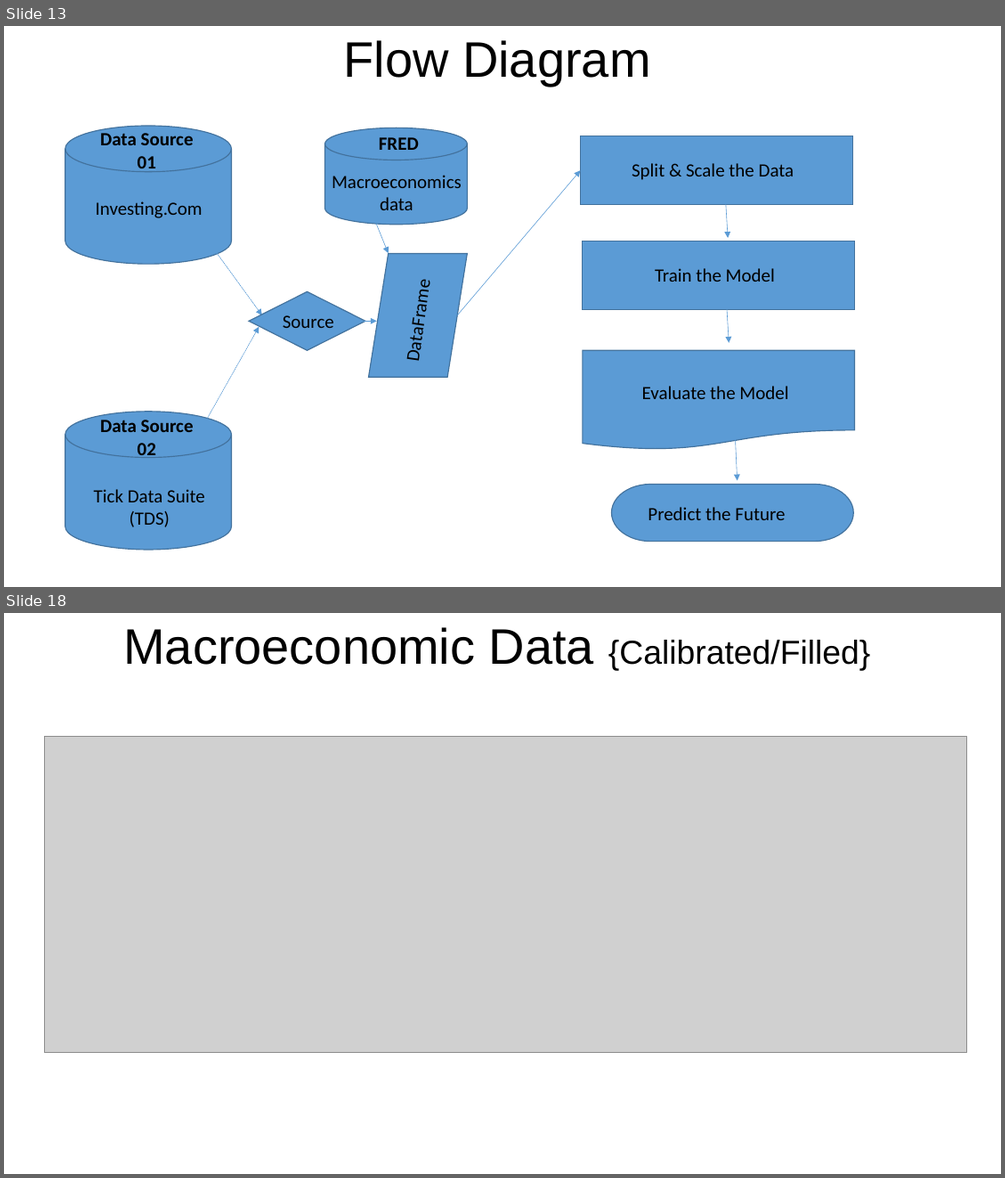
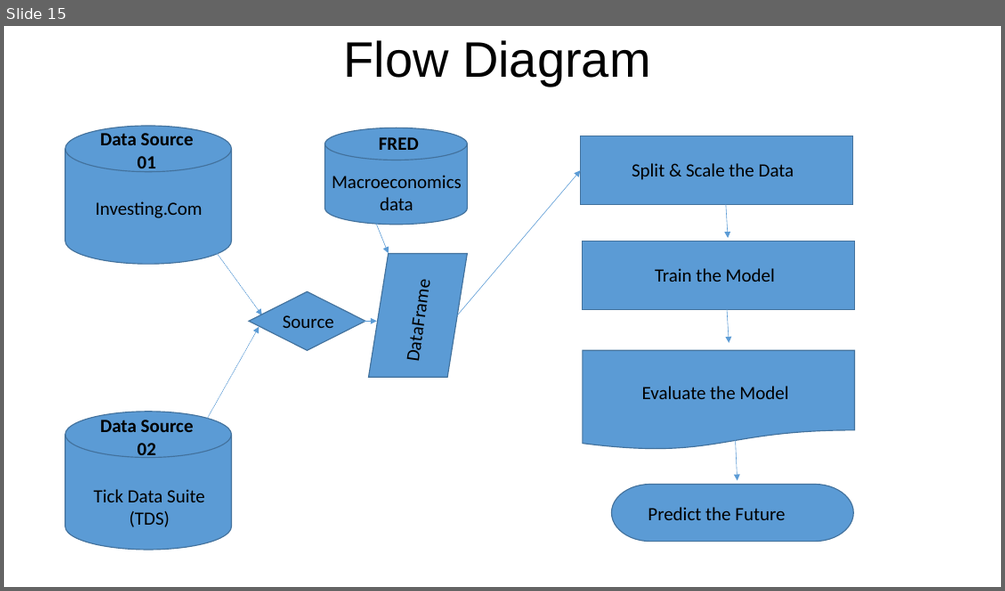
Before and after one commit to Akubue4U/PyProjects, a slide deck: MyBDAThesis/Akubue Simon - Thesis Presentation.pptx. Shown one above the other, each under a label of ours: slides 13 and 18 before the commit, slide 15 after it; the slides between them are not shown. The pictures are 1005x1178 and 1005x591 pixels, drawn with LibreOffice and Linux fonts; fonts in the diff are those of the drawing; grey boxes stand for pictures. Boxes give left, top, right and bottom in pixels: in the first picture for what was removed or moved away, otherwise in the second. Text is boxed around its words. In the diff, an @@ line names an element or a change of style, - is before the commit and + after.

```diff
--- a/MyBDAThesis/Akubue Simon - Thesis Presentation.pptx
+++ b/MyBDAThesis/Akubue Simon - Thesis Presentation.pptx
@@ slide 18 removed at bbox=[4, 613, 1001, 1174], background #FFFFFF @@
@@ text removed at bbox=[123, 627, 870, 670] @@
-Macroeconomic Data {Calibrated/Filled}
@@ picture removed at bbox=[44, 737, 966, 1052] @@
@@ what was slide 13 is now slide 15 @@
```
Also in this commit, not shown: 4 slides changed, 1 slide added, 6 other slides removed.
